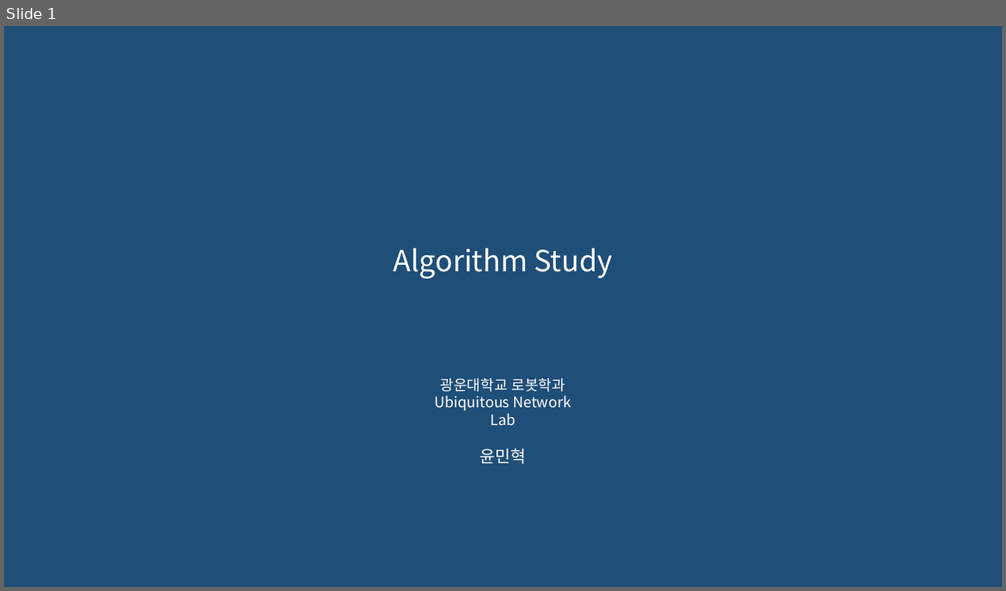
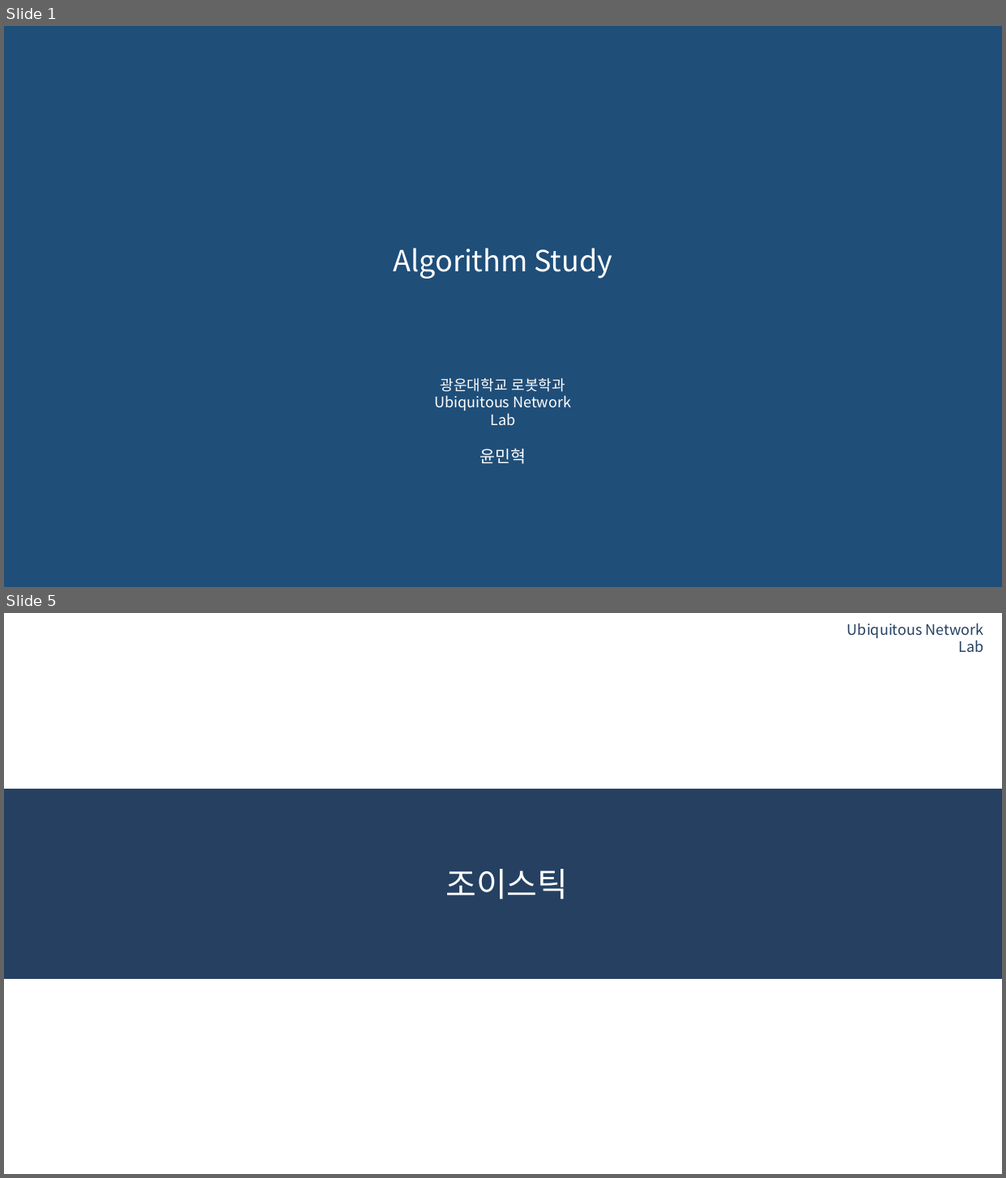
Before and after one commit to 0913ktg/Algorithm_Study, a slide deck: week_3/ppt/MinhyeokYun.pptx. Shown one above the other, each under a label of ours: slide 1 before the commit, slides 1 and 5 after it; the slides between them are not shown. The pictures are 1006x591 and 1006x1178 pixels, drawn with LibreOffice and Linux fonts; fonts in the diff are those of the drawing; background and template pictures are left out. Boxes give left, top, right and bottom in pixels: in the first picture for what was removed or moved away, otherwise in the second. Text is boxed around its words. In the diff, an @@ line names an element or a change of style, - is before the commit and + after.

```diff
--- a/week_3/ppt/MinhyeokYun.pptx
+++ b/week_3/ppt/MinhyeokYun.pptx
@@ slide 5 added at (4,613,1002,1174), background #FFFFFF @@
@@ text added at (847,623,984,652), 14 pt, text #254060 @@
+Ubiquitous Network Lab
@@ rectangle added at (4,789,1002,979), fill #254061 @@
@@ title added at (445,869,568,900), 32 pt, text #FFFFFF @@
+조이스틱
```
Also in this commit, not shown: 5 other slides added, 9 slides removed, 2 other files.
